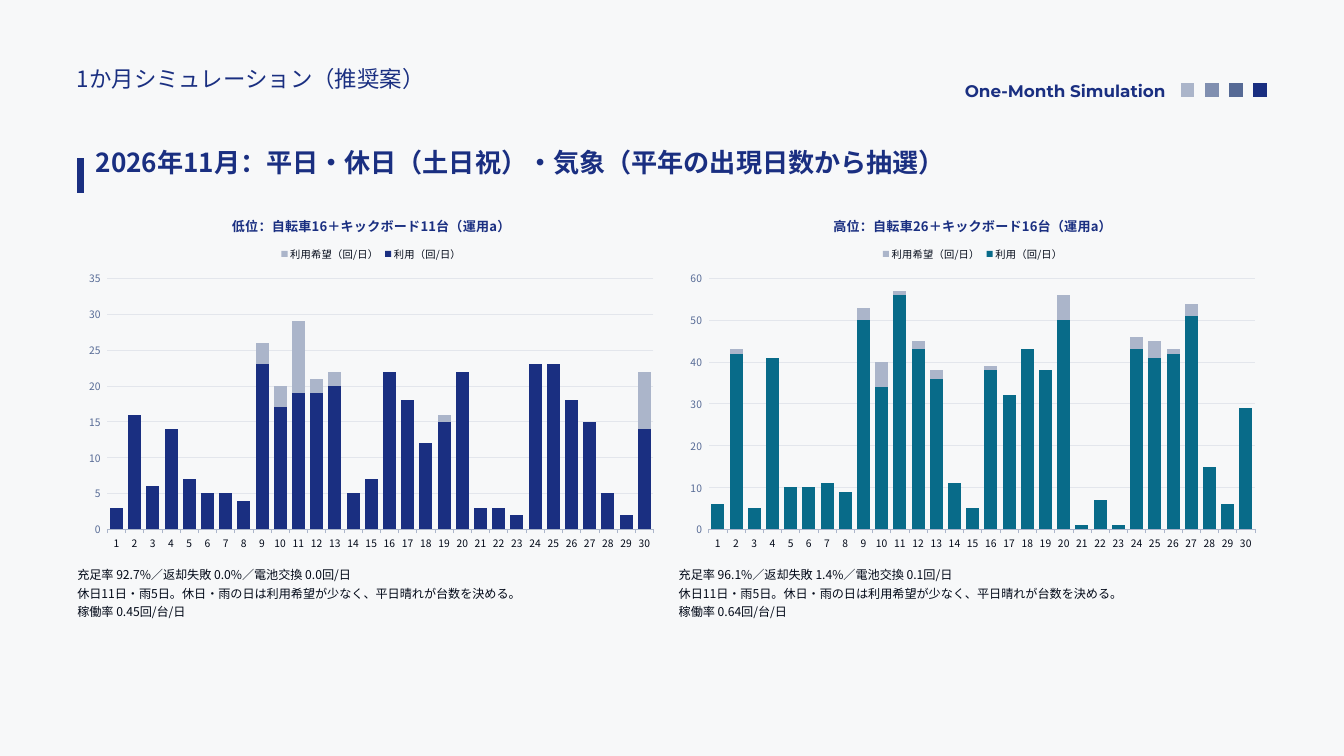
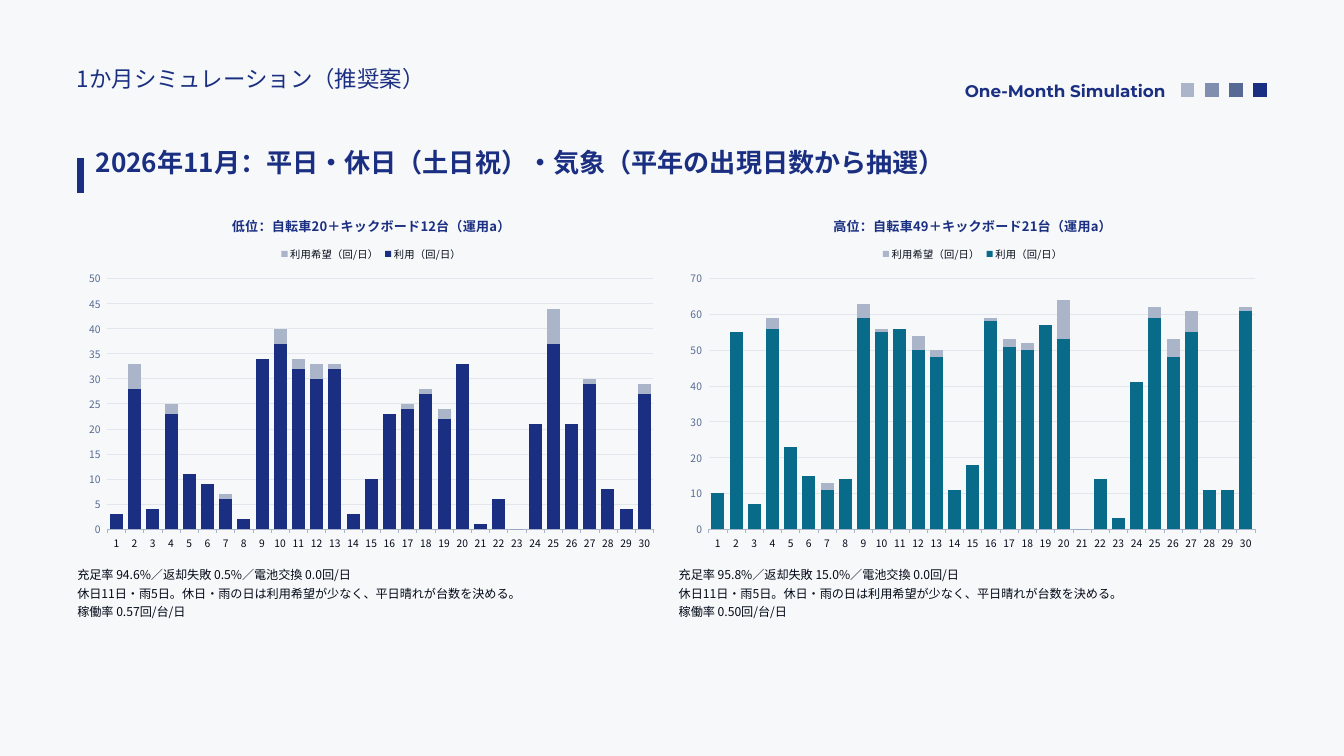
Before and after one commit to saigaeno-cmd/mikuri_sim, a slide deck: slide 12 of data/output/study/報告_モビリティシェア検討.pptx (slide 11 before the commit). Drawn at 1344x756 pixels with LibreOffice and Linux fonts; fonts in the diff are those of the drawing. Boxes give left, top, right and bottom in pixels: in the first picture for what was removed or moved away, otherwise in the second. Text is boxed around its words. In the diff, an @@ line names an element or a change of style, - is before the commit and + after.

```diff
--- a/data/output/study/報告_モビリティシェア検討.pptx
+++ b/data/output/study/報告_モビリティシェア検討.pptx
@@ column chart at <box>77,202,665,558</box> @@
@@ title "低位：自転車16＋キックボード11台（運用a）" to "低位：自転車20＋キックボード12台（運用a）" @@
-利用希望（回/日）: 3, 16, 6, 14, 7, 5, 5, 4, 26, 20, 29, 21, 22, 5, 7, 22, 18, 12, 16, 22, 3, 3, 2, 23, 23, 18, 15, 5, 2, 22
+利用希望（回/日）: 3, 33, 4, 25, 11, 9, 7, 2, 34, 40, 34, 33, 33, 3, 10, 23, 25, 28, 24, 33, 1, 6, 0, 21, 44, 21, 30, 8, 4, 29
-利用（回/日）: 3, 16, 6, 14, 7, 5, 5, 4, 23, 17, 19, 19, 20, 5, 7, 22, 18, 12, 15, 22, 3, 3, 2, 23, 23, 18, 15, 5, 2, 14
+利用（回/日）: 3, 28, 4, 23, 11, 9, 6, 2, 34, 37, 32, 30, 32, 3, 10, 23, 24, 27, 22, 33, 1, 6, 0, 21, 37, 21, 29, 8, 4, 27
@@ column chart at <box>679,202,1267,558</box> @@
@@ title "高位：自転車26＋キックボード16台（運用a）" to "高位：自転車49＋キックボード21台（運用a）" @@
-利用希望（回/日）: 6, 43, 5, 41, 10, 10, 11, 9, 53, 40, 57, 45, 38, 11, 5, 39, 32, 43, 38, 56, 1, 7, 1, 46, 45, 43, 54, 15, 6, 29
+利用希望（回/日）: 10, 55, 7, 59, 23, 15, 13, 14, 63, 56, 56, 54, 50, 11, 18, 59, 53, 52, 57, 64, 0, 14, 3, 41, 62, 53, 61, 11, 11, 62
-利用（回/日）: 6, 42, 5, 41, 10, 10, 11, 9, 50, 34, 56, 43, 36, 11, 5, 38, 32, 43, 38, 50, 1, 7, 1, 43, 41, 42, 51, 15, 6, 29
+利用（回/日）: 10, 55, 7, 56, 23, 15, 11, 14, 59, 55, 56, 50, 48, 11, 18, 58, 51, 50, 57, 53, 0, 14, 3, 41, 59, 48, 55, 11, 11, 61
@@ text at <box>77,569,351,581</box>: text changed @@
-充足率 92.7%／返却失敗 0.0%／電池交換 0.0回/日
+充足率 94.6%／返却失敗 0.5%／電池交換 0.0回/日
@@ text at <box>679,568,959,581</box>: text changed @@
-充足率 96.1%／返却失敗 1.4%／電池交換 0.1回/日
+充足率 95.8%／返却失敗 15.0%／電池交換 0.0回/日
@@ text at <box>77,606,185,618</box>: text changed @@
-稼働率 0.45回/台/日
+稼働率 0.57回/台/日
@@ text at <box>679,606,787,618</box>: text changed @@
-稼働率 0.64回/台/日
+稼働率 0.50回/台/日
```
Also in this commit, not shown: 22 other slides changed, 1 slide added, 6 other files.
